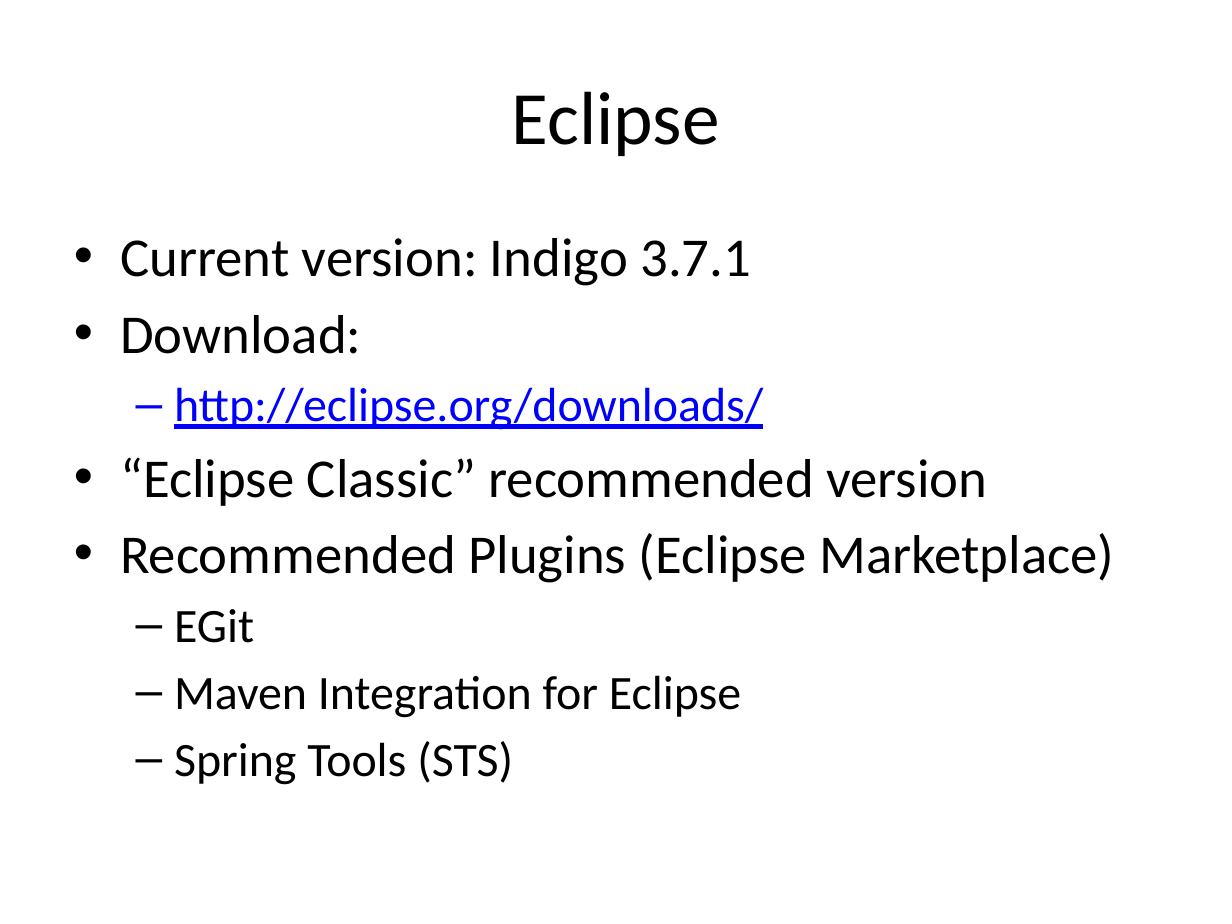
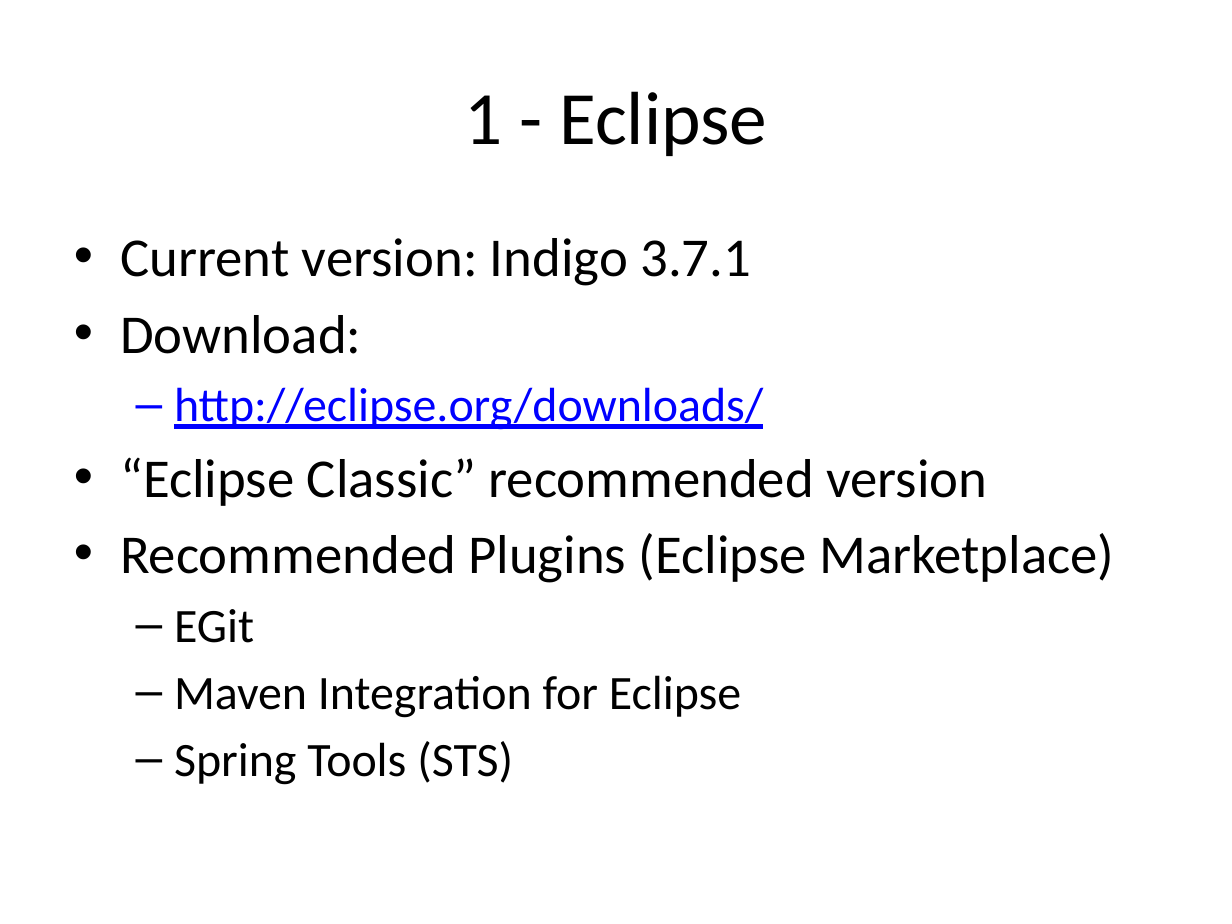
Before and after one commit to chadmaughan/learn-android, a slide deck: slide 10 of android.pptx (slide 7 before the commit). Drawn at 1232x924 pixels with LibreOffice and Linux fonts; fonts in the diff are those of the drawing. Boxes give left, top, right and bottom in pixels: in the first picture for what was removed or moved away, otherwise in the second. Text is boxed around its words. In the diff, an @@ line names an element or a change of style, - is before the commit and + after.

```diff
--- a/android.pptx
+++ b/android.pptx
@@ title at [464,91,767,156]: text changed @@
-Eclipse
+1 - Eclipse
```
Also in this commit, not shown: 9 other slides changed, 4 slides added, 17 other files.
